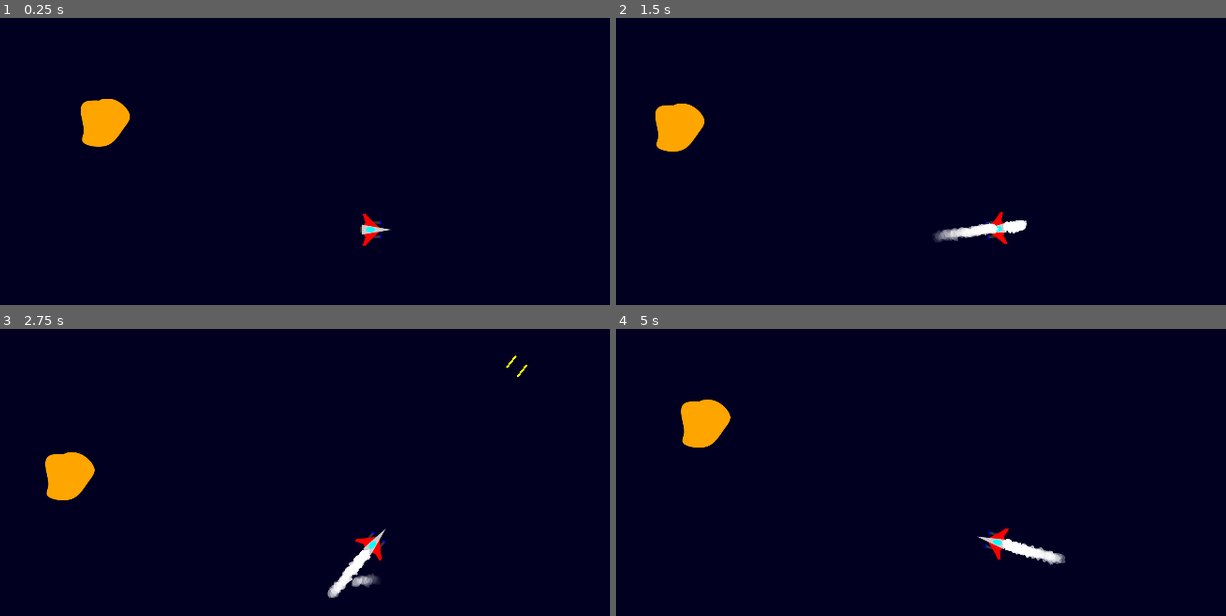
Above: before the commit, frames 1-4 (two rows, left to right).
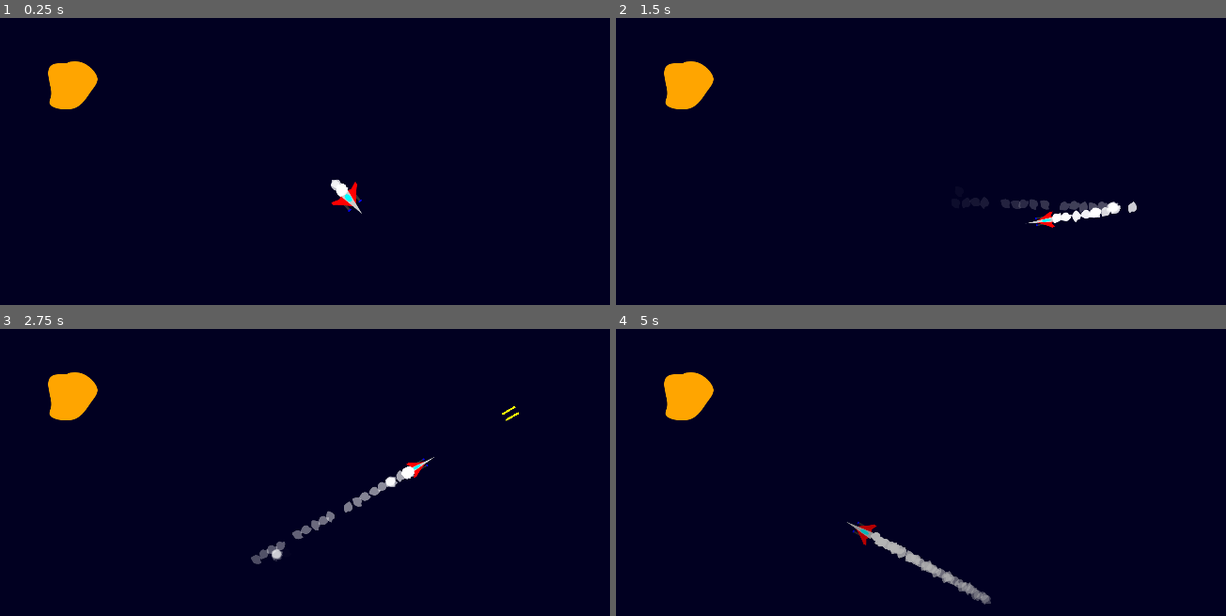
Above: after the commit, the same moments.

Repository: mathew-tran/starfleetassault
Game: Godot game, scene res://Scenes/Main.tscn
The game is run twice, just before and just after one commit, with the same random seed, the same clock (stepped at 60 frames per second) and the same inputs.
Inputs (mouse positions are in pixels of both pictures, inside the frame that each line leads up to):
- Up to frame 1 (0.25 s): no input
- Up to frame 2 (1.5 s): move the mouse to (1158, 207) at 0.52 s; hold Right mouse button (right_click, bound only after the commi… 0.53-1.28 s; tap Space (stop, bound only after the commit) at 0.8, 1.35 s; move the mouse to (841, 250) at 1.27 s
- Up to frame 3 (2.75 s): right-click (225, 561) at 1.55 s; move the mouse to (451, 446) at 2.02 s; press the mouse at (451, 446) at 2.03 s; tap Space (stop, bound only after the commit) at 2.3 s
- Up to frame 4 (5 s): move the mouse to (outside the picture) at 2.77 s; release the mouse at (outside the picture) at 2.78 s; right-click (outside the picture) at 2.85 s; move the mouse to (1219, 604) at 3.52 s; hold Space (stop, bound only after the commit) 3.53-4.28 s; move the mouse to (768, 478) at 4.27 s; right-click (768, 478) at 4.35 s

The runs differ from the first frame. In frame 1, 2.7% of the frame differs, in the area x 7-65%, y 15-80%; in frame 2, 3.6%; in frame 3, 3.8%, in the area x 7-87%, y 9-94%; in frame 4, 3.3%.

Commit message:
work on player control, be able to boost and stop

Diff:
--- a/Prefabs/Player.tscn
+++ b/Prefabs/Player.tscn
@@ -17,6 +17,7 @@
 texture = ExtResource("1_g33fe")
 
 [node name="Camera2D" type="Camera2D" parent="."]
+enabled = false
 
 [node name="SmokeParticles" type="CPUParticles2D" parent="."]
 position = Vector2(-40, 0)
@@ -35,3 +36,14 @@
 
 [node name="Cannon2" type="Marker2D" parent="."]
 position = Vector2(12, 18)
+
+[node name="SpeedTimer" type="Timer" parent="."]
+wait_time = 3.0
+one_shot = true
+
+[node name="SpeedCooldownTimer" type="Timer" parent="."]
+wait_time = 5.0
+one_shot = true
+
+[connection signal="timeout" from="SpeedTimer" to="." method="_on_speed_timer_timeout"]
+[connection signal="timeout" from="SpeedCooldownTimer" to="." method="_on_speed_cooldown_timer_timeout"]
--- a/Scripts/Player.gd
+++ b/Scripts/Player.gd
@@ -2,7 +2,8 @@
 
 class_name Player
 
-var MoveSpeed = 200
+var MoveSpeed = 500
+var BoostSpeedModifier = 1000
 @onready var SmokeParticle = $SmokeParticles
 
 var Cannons : Array[Node2D]
@@ -18,18 +19,30 @@
 
 func Move(delta):
 	var targetPosition = get_global_mouse_position()
+	var direction = (targetPosition - global_position).normalized()
+	rotation_degrees = rad_to_deg(direction.angle())
+
+	if Input.is_action_pressed("stop"):
+		return
+
+
 
 	if targetPosition.distance_to(global_position) < MoveSpeed / 5:
 		return
 
-	var direction = (targetPosition - global_position).normalized()
-	rotation_degrees = rad_to_deg(direction.angle())
-	global_position += direction * MoveSpeed * delta
+	var SpeedToMove = MoveSpeed
+	if HasSpeedBoost():
+		SpeedToMove += BoostSpeedModifier
+	global_position += direction * SpeedToMove * delta
 	SmokeParticle.emitting = true
 
 func _input(event):
 	if event.is_action_pressed("left_click"):
 		Shoot()
+	if event.is_action_pressed("right_click"):
+		if CanBoost():
+			$SpeedTimer.start()
+			scale = Vector2(1,.5)
 
 func Shoot():
 	for cannon in Cannons:
@@ -37,3 +50,23 @@
 		instance.global_position = cannon.global_position
 		instance.rotation_degrees = rotation_degrees
 		Groups.GetBullets().add_child(instance)
+
+func CanBoost():
+	return $SpeedTimer.time_left == 0.0 and $SpeedCooldownTimer.time_left == 0.0
+
+func HasSpeedBoost():
+	return $SpeedTimer.time_left != 0.0
+
+func _on_speed_timer_timeout():
+	modulate = Color.DARK_GRAY
+	var tween = get_tree().create_tween()
+	tween.tween_property(self, "modulate", Color.LIGHT_GRAY, $SpeedCooldownTimer.wait_time)
+
+	$SpeedCooldownTimer.start()
+	scale = Vector2(1,.7)
+
+
+
+func _on_speed_cooldown_timer_timeout():
+	scale = Vector2(1,1)
+	modulate = Color.WHITE
--- a/project.godot
+++ b/project.godot
@@ -33,6 +33,16 @@
 "events": [Object(InputEventMouseButton,"resource_local_to_scene":false,"resource_name":"","device":-1,"window_id":0,"a …(253 unchanged characters)…
 ]
 }
+stop={
+"deadzone": 0.5,
+"events": [Object(InputEventKey,"resource_local_to_scene":false,"resource_name":"","device":-1,"window_id":0,"alt_pressed":false,"shift_pressed":false,"ctrl_pressed":false,"meta_pressed":false,"pressed":false,"keycode":0,"physical_keycode":32,"key_label":0,"unicode":32,"echo":false,"script":null)
+]
+}
+right_click={
+"deadzone": 0.5,
+"events": [Object(InputEventMouseButton,"resource_local_to_scene":false,"resource_name":"","device":-1,"window_id":0,"alt_pressed":false,"shift_pressed":false,"ctrl_pressed":false,"meta_pressed":false,"button_mask":0,"position":Vector2(0, 0),"global_position":Vector2(0, 0),"factor":1.0,"button_index":2,"canceled":false,"pressed":false,"double_click":false,"script":null)
+]
+}
 
 [rendering]
 
